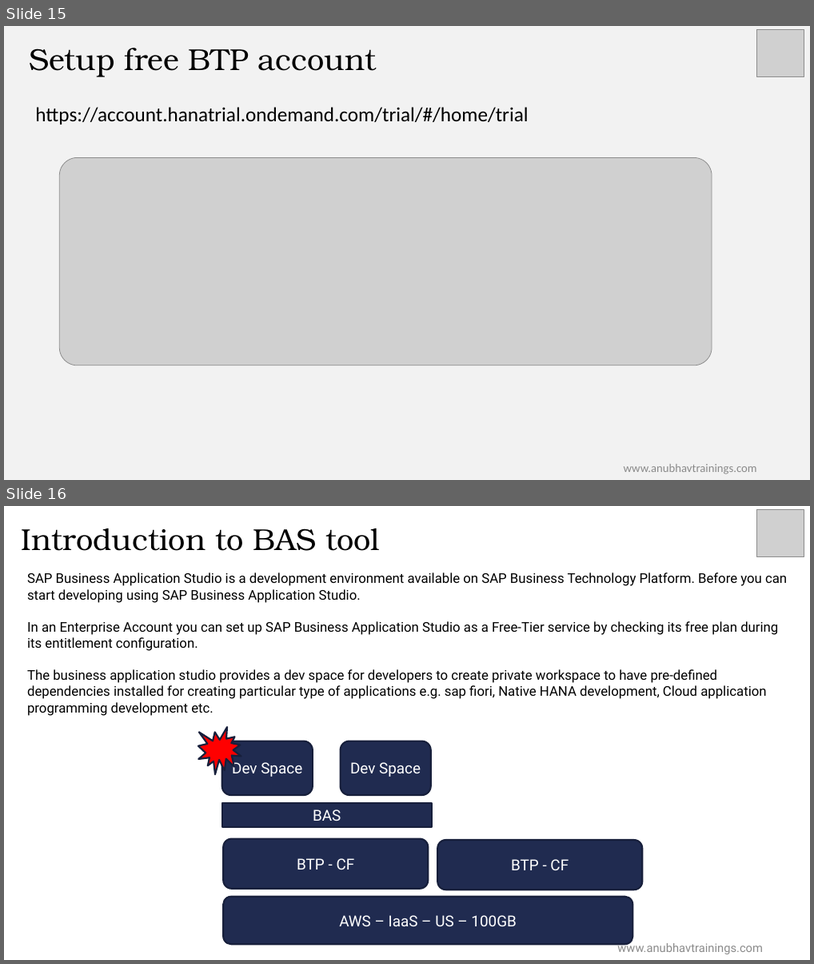
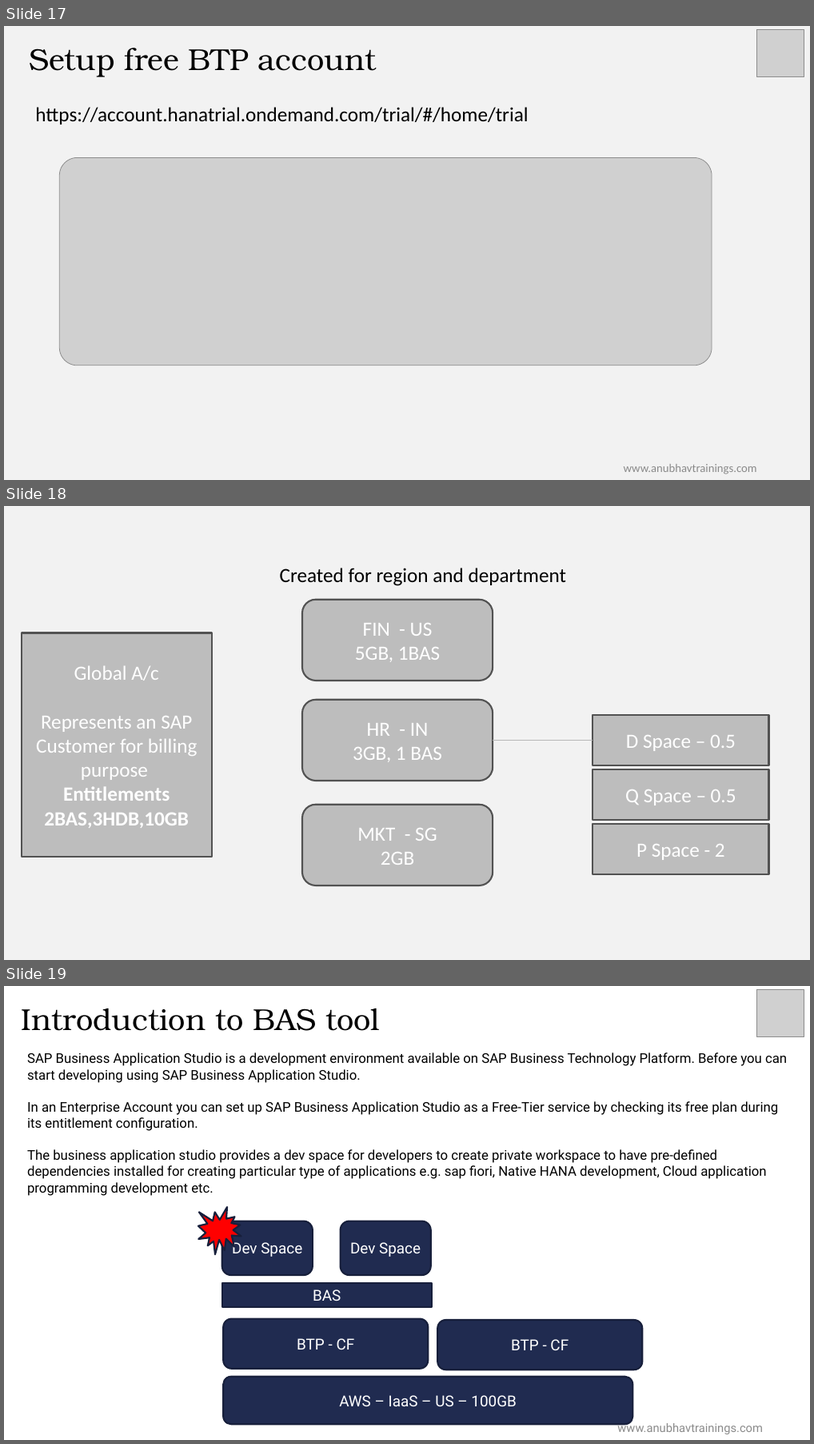
Before and after one commit to soyuztechnologies/CDS_RAP_Corporate_Training, a slide deck: Day 1/Day 1.pptx. Shown one above the other, each under a label of ours: slides 15 and 16 before the commit, slides 17, 18 and 19 after it. The pictures are 814x964 and 814x1444 pixels, drawn with LibreOffice and Linux fonts; fonts in the diff are those of the drawing; grey boxes stand for pictures; background and template pictures are left out. Boxes give left, top, right and bottom in pixels: in the first picture for what was removed or moved away, otherwise in the second. Text is boxed around its words. In the diff, an @@ line names an element or a change of style, - is before the commit and + after.

```diff
--- a/Day 1/Day 1.pptx
+++ b/Day 1/Day 1.pptx
@@ slide 18 added at bbox=[4, 506, 810, 960], background #F2F2F2 @@
@@ text added at bbox=[280, 568, 566, 586], 24 pt, text #000000 @@
+Created for region and department
@@ rounded rectangle added at bbox=[302, 600, 493, 681], fill #BDBDBD, outline #535353 2 pt, 24 pt, text #FFFFFF @@
+FIN - US
+5GB, 1BAS
@@ rectangle added at bbox=[22, 633, 212, 857], fill #BDBDBD, outline #535353 2 pt, 24 pt, text #FFFFFF @@
+Global A/c
+Represents an SAP Customer for billing purpose
+Entitlements
+2BAS,3HDB,10GB
@@ rounded rectangle added at bbox=[302, 700, 493, 780], fill #BDBDBD, outline #535353 2 pt, 24 pt, text #FFFFFF @@
+HR - IN
+3GB, 1 BAS
@@ rectangle added at bbox=[594, 715, 770, 765], fill #BDBDBD, outline #535353 2 pt, 24 pt, text #FFFFFF @@
+D Space – 0.5
@@ line added from (493, 740) to (594, 740), #B9B9B9 0.75 pt @@
@@ rectangle added at bbox=[594, 769, 770, 820], fill #BDBDBD, outline #535353 2 pt, 24 pt, text #FFFFFF @@
+Q Space – 0.5
@@ rounded rectangle added at bbox=[302, 804, 493, 885], fill #BDBDBD, outline #535353 2 pt, 24 pt, text #FFFFFF @@
+MKT - SG
+2GB
@@ rectangle added at bbox=[594, 824, 770, 874], fill #BDBDBD, outline #535353 2 pt, 24 pt, text #FFFFFF @@
+P Space - 2
@@ what was slide 15 is now slide 17 @@
@@ what was slide 16 is now slide 19 @@
```
Also in this commit, not shown: 2 slides changed, 2 other slides added, 4 other files.
